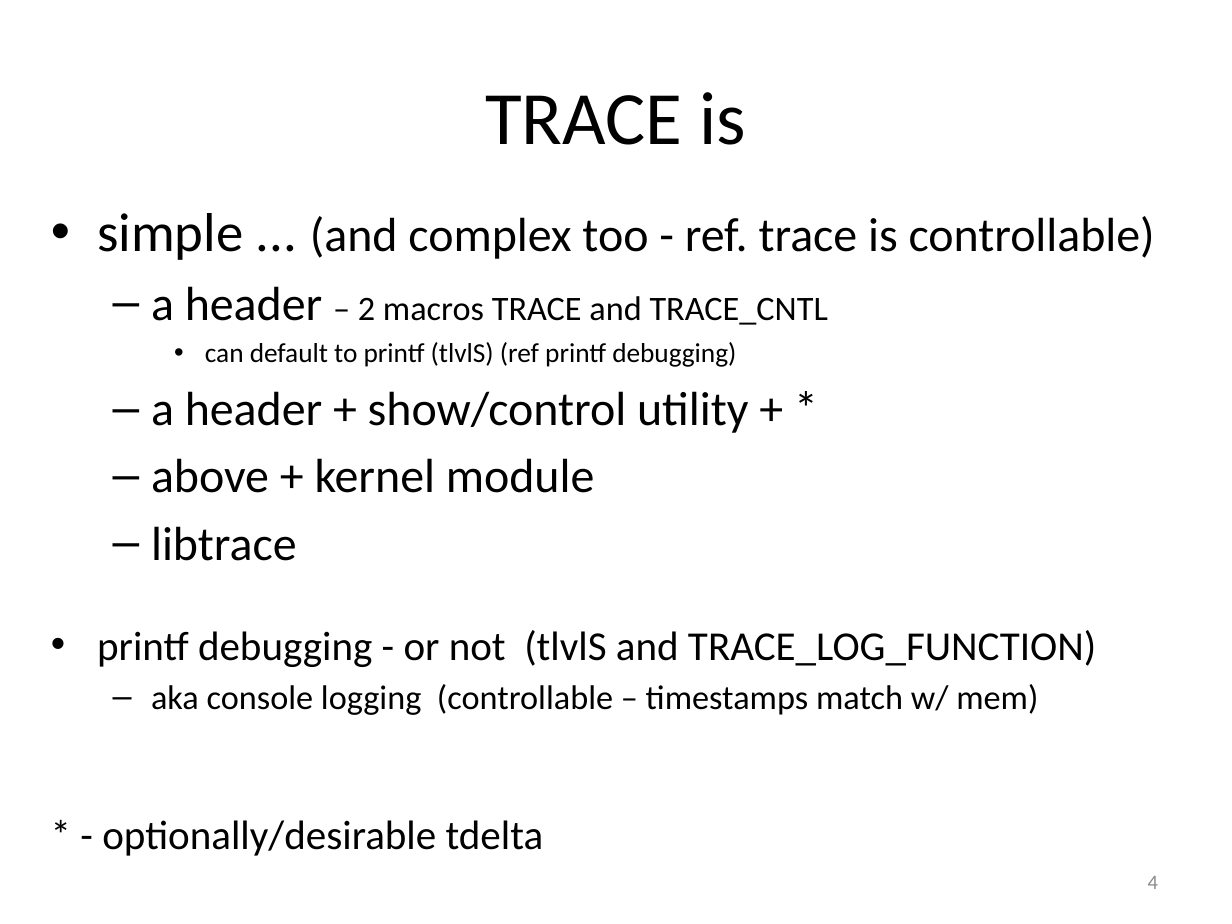
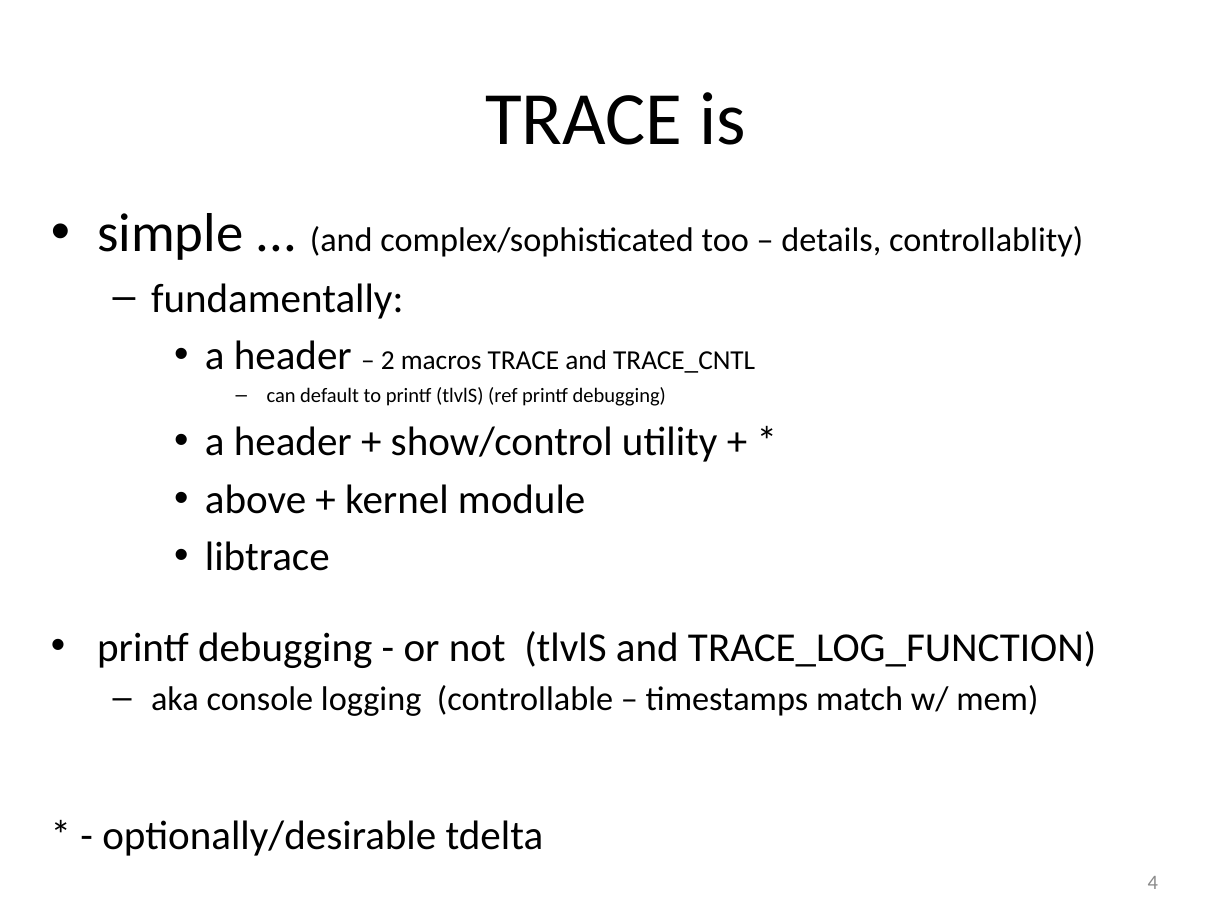
Before and after one commit to art-daq/trace, a slide deck: slide 4 of trace/doc/trace.pptx. Drawn at 1232x924 pixels with LibreOffice and Linux fonts; fonts in the diff are those of the drawing. Boxes give left, top, right and bottom in pixels: in the first picture for what was removed or moved away, otherwise in the second. Text is boxed around its words. In the diff, an @@ line names an element or a change of style, - is before the commit and + after.

```diff
--- a/trace/doc/trace.pptx
+++ b/trace/doc/trace.pptx
@@ text at [97,213,1083,319]: text changed; size 28 to 20 pt @@
-• simple ... (and complex too - ref. trace is controllable)
+• simple ... (and complex/sophisticated too – details, controllablity)
+  – fundamentally:
@@ text at [205,340,755,571]: size 28 to 24 pt in "a header", "a header + show/control utility + *", "above + kernel module", "libtrace"; size 20 to 16 pt in "– 2 macros TRACE and TRACE_CNTL"; size 16 to 12 pt in "can default to printf (tlvlS) (ref printf ..."; bullet – to •; list level 2 to 3 in "a header – 2 macros ..."; bullet • to –; list level 3 to 4 in "can default to printf (tlvlS) ..."; list level 2 to 3 in "a header + show/control utility ..."; list level 2 to 3 in "above + kernel module"; list level 2 to 3 in "libtrace" @@
```
Also in this commit, not shown: 2 other slides changed, 2 slides added, 1 other file.
